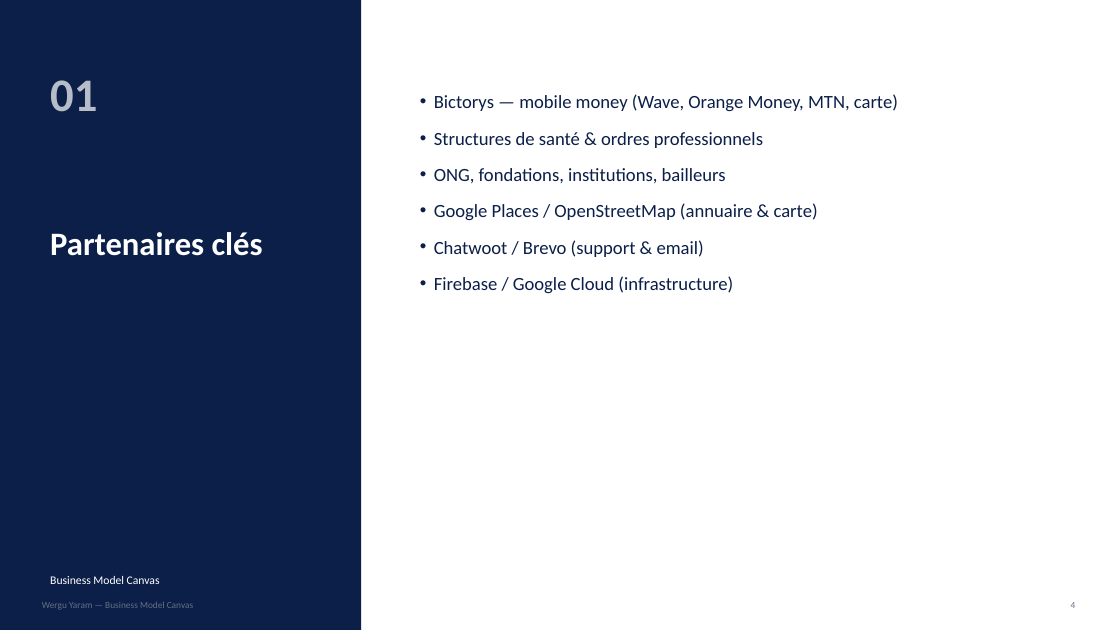
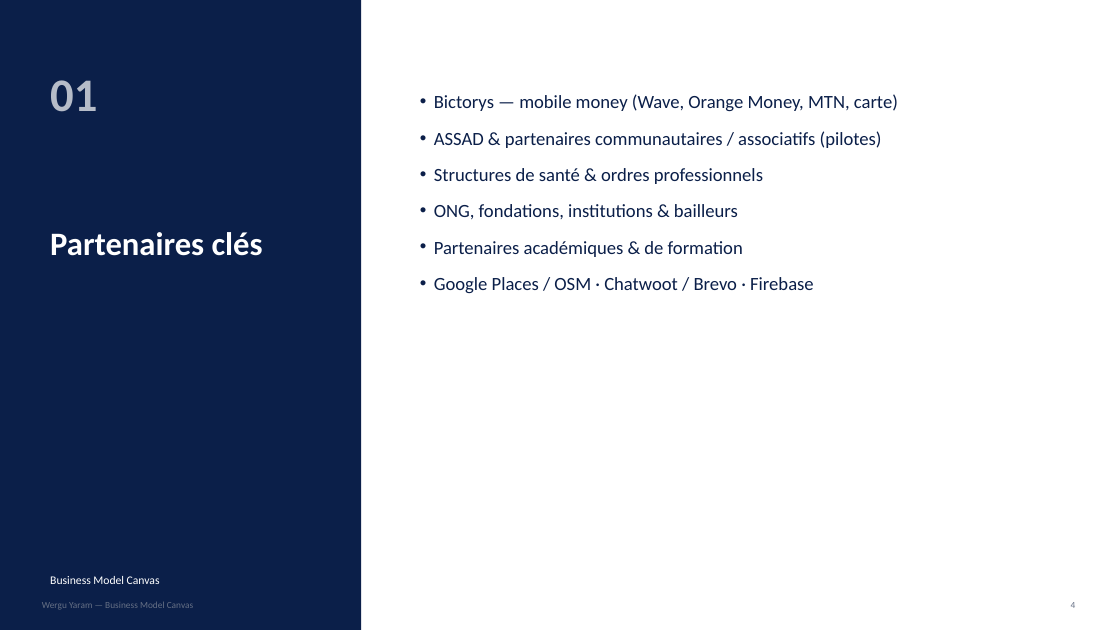
Before and after one commit to Mm-eyoum/wergu-yaram, a slide deck: slide 4 of docs/business-model-canvas.pptx. Drawn at 1120x630 pixels with LibreOffice and Linux fonts; fonts in the diff are those of the drawing. Boxes give left, top, right and bottom in pixels: in the first picture for what was removed or moved away, otherwise in the second. Text is boxed around its words. In the diff, an @@ line names an element or a change of style, - is before the commit and + after.

```diff
--- a/docs/business-model-canvas.pptx
+++ b/docs/business-model-canvas.pptx
@@ text at bbox=[434, 131, 882, 148]: paragraph added @@
+• ASSAD & partenaires communautaires / associatifs (pilotes)
@@ text at bbox=[434, 204, 814, 293]: text changed @@
-• ONG, fondations, institutions, bailleurs
-• Google Places / OpenStreetMap (annuaire & carte)
-• Chatwoot / Brevo (support & email)
-• Firebase / Google Cloud (infrastructure)
+• ONG, fondations, institutions & bailleurs
+• Partenaires académiques & de formation
+• Google Places / OSM · Chatwoot / Brevo · Firebase
```
Also in this commit, not shown: 12 other slides changed, 4 other files.
